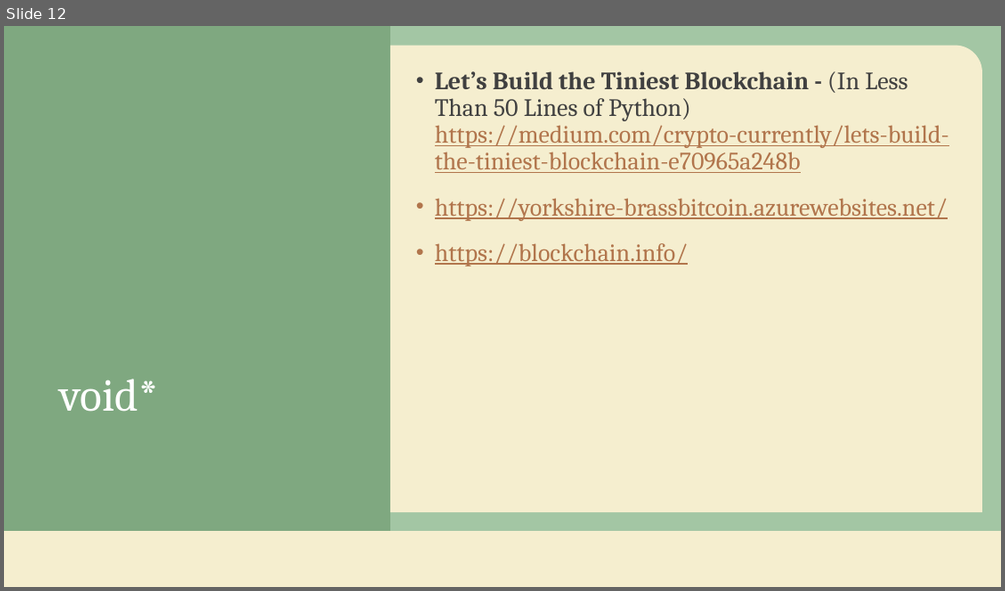
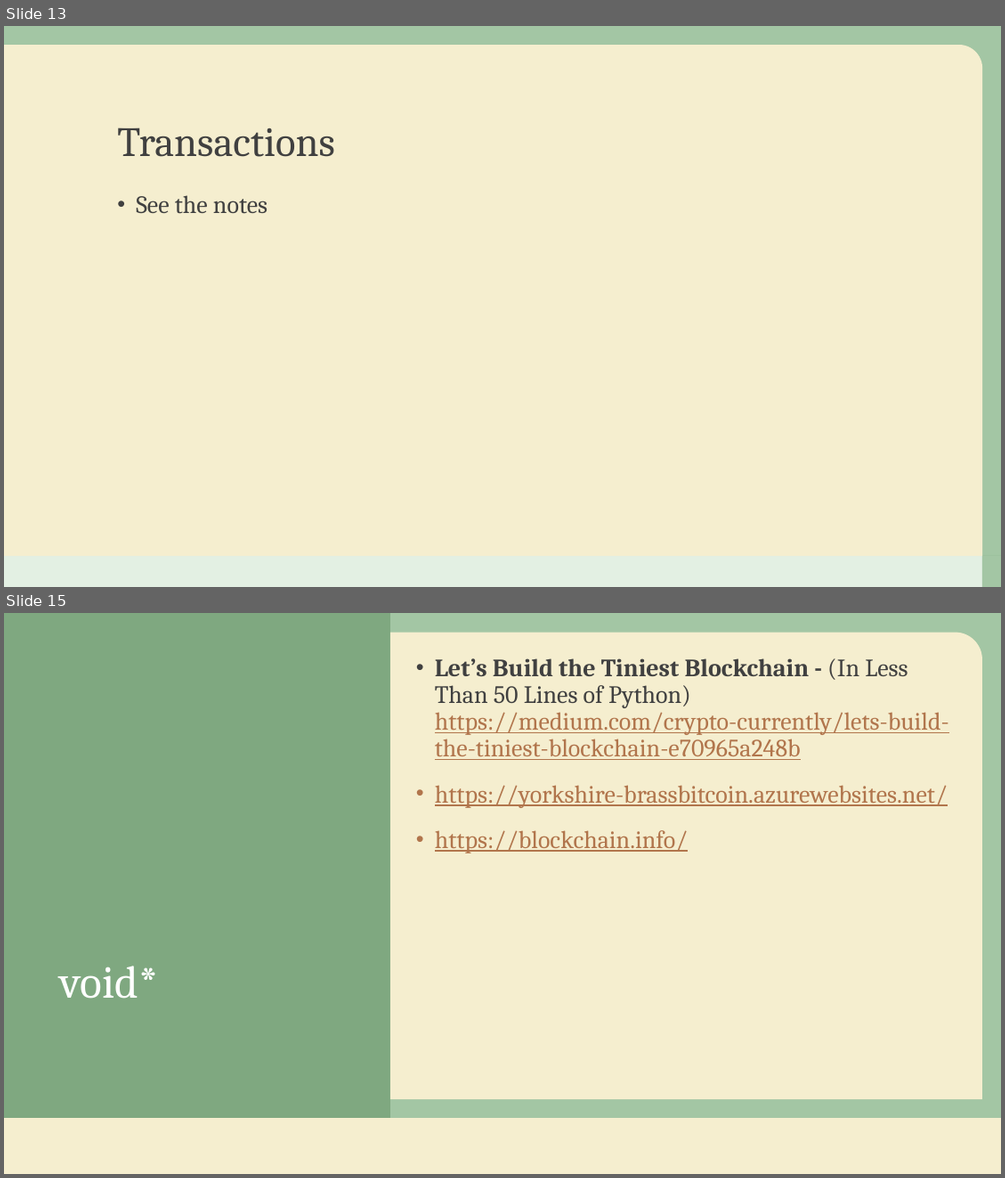
Before and after one commit to adampridmore/BrassBitCoin, a slide deck: Yorkshore-BrassBitCoin.pptx. Shown one above the other, each under a label of ours: slide 12 before the commit, slides 13 and 15 after it; the slides between them are not shown. The pictures are 1005x591 and 1005x1178 pixels, drawn with LibreOffice and Linux fonts; fonts in the diff are those of the drawing; background and template pictures are left out. Boxes give left, top, right and bottom in pixels: in the first picture for what was removed or moved away, otherwise in the second. Text is boxed around its words. In the diff, an @@ line names an element or a change of style, - is before the commit and + after.

```diff
--- a/Yorkshore-BrassBitCoin.pptx
+++ b/Yorkshore-BrassBitCoin.pptx
@@ slide 13 added at [4, 26, 1001, 587], background picture (left out) @@
@@ rectangle added at [4, 26, 1001, 556], fill #488E4A at 50% opacity @@
@@ round rect added at [4, 45, 982, 556], fill #F5EECF @@
@@ title added at [117, 127, 335, 157], 40 pt, text #404040 @@
+Transactions
@@ text added at [136, 195, 267, 214], 24 pt, text #404040 @@
+• See the notes
@@ rectangle added at [4, 556, 982, 587], fill #D8EBD8 at 70% opacity @@
@@ rectangle added at [982, 556, 1001, 587], fill #488E4A at 50% opacity @@
@@ what was slide 12 is now slide 15 @@
```
Also in this commit, not shown: 3 slides changed, 3 other slides added, 1 slide removed.
